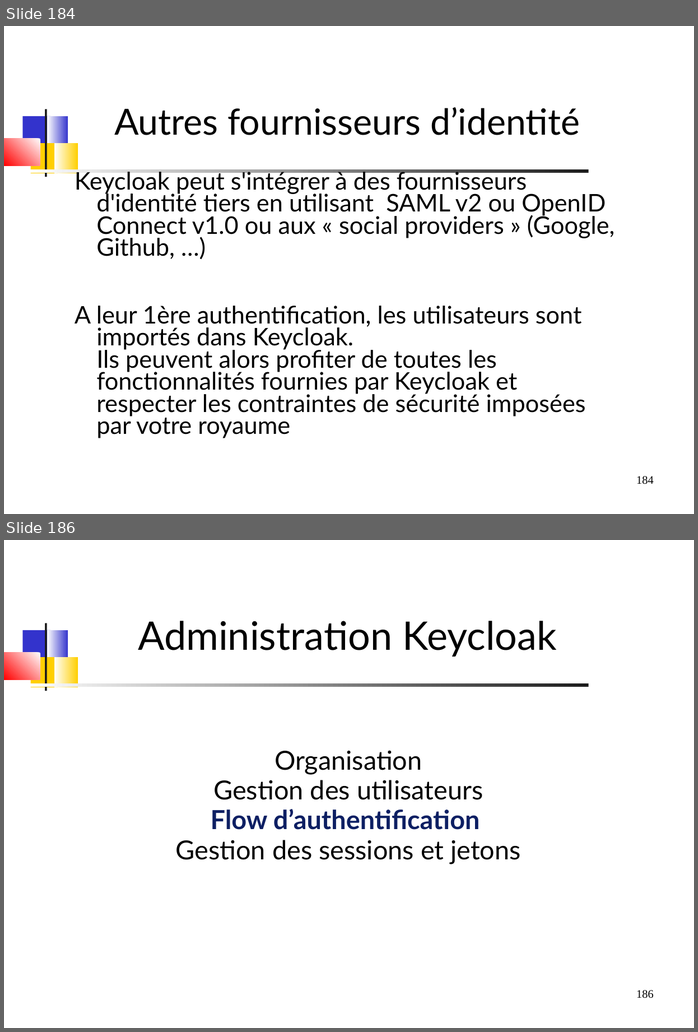
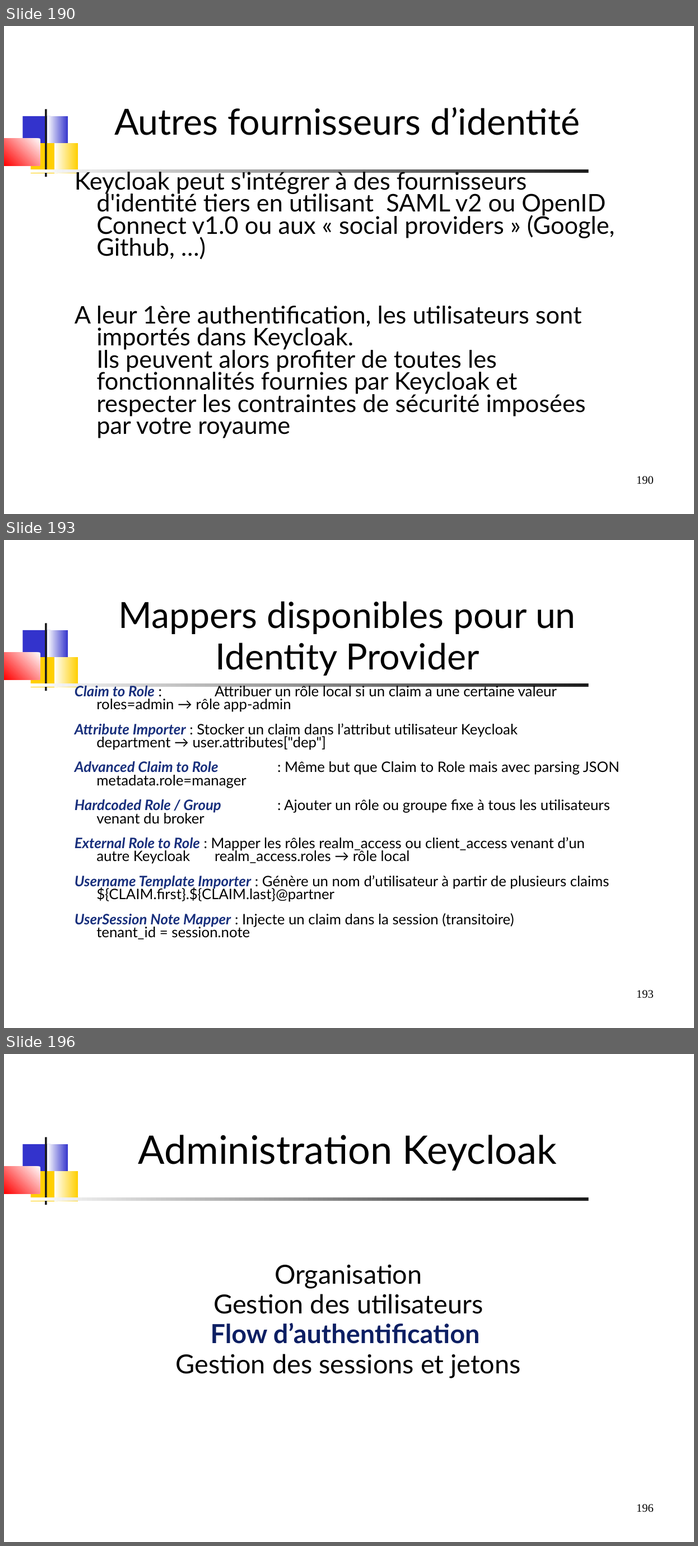
Before and after one commit to dthibau/keycloak, a slide deck: Keycloak.odp. Shown one above the other, each under a label of ours: slides 184 and 186 before the commit, slides 190, 193 and 196 after it; the slides between them are not shown. The pictures are 698x1032 and 698x1546 pixels, drawn with LibreOffice and Linux fonts; fonts in the diff are those of the drawing. Boxes give left, top, right and bottom in pixels: in the first picture for what was removed or moved away, otherwise in the second. Text is boxed around its words. In the diff, an @@ line names an element or a change of style, - is before the commit and + after.

Commit message:
Ajout Atelier LDAP

```diff
--- a/Keycloak.odp
+++ b/Keycloak.odp
@@ slide 193 added at (4,540,694,1028), background #FFFFFF; not listed: 8 template elements that a slide beside it also shows @@
@@ title added at (119,601,576,676), 44 pt, text #000000 @@
+Mappers disponibles pour un Identity Provider
@@ text added at (75,684,619,939), 17.6 pt, text #000000 @@
+Claim to Role : Attribuer un rôle local si un claim a une certaine valeur roles=admin → rôle app-admin
+Attribute Importer : Stocker un claim dans l’attribut utilisateur Keycloak department → user.attributes["dep"]
+Advanced Claim to Role : Même but que Claim to Role mais avec parsing JSON metadata.role=manager
+Hardcoded Role / Group : Ajouter un rôle ou groupe fixe à tous les utilisateurs venant du broker
+External Role to Role : Mapper les rôles realm_access ou client_access venant d’un autre Keycloak realm_access.roles → rôle local
+Username Template Importer : Génère un nom d’utilisateur à partir de plusieurs claims ${CLAIM.first}.${CLAIM.last}@partner
+UserSession Note Mapper : Injecte un claim dans la session (transitoire) tenant_id = session.note
@@ what was slide 184 is now slide 190 @@
@@ page number at (636,476,654,484): text changed @@
-184
+190
@@ what was slide 186 is now slide 196 @@
@@ page number at (636,1504,654,1512): text changed @@
-186
+196
```
Also in this commit, not shown: 5 slides changed, 9 other slides added, 16 other files.
